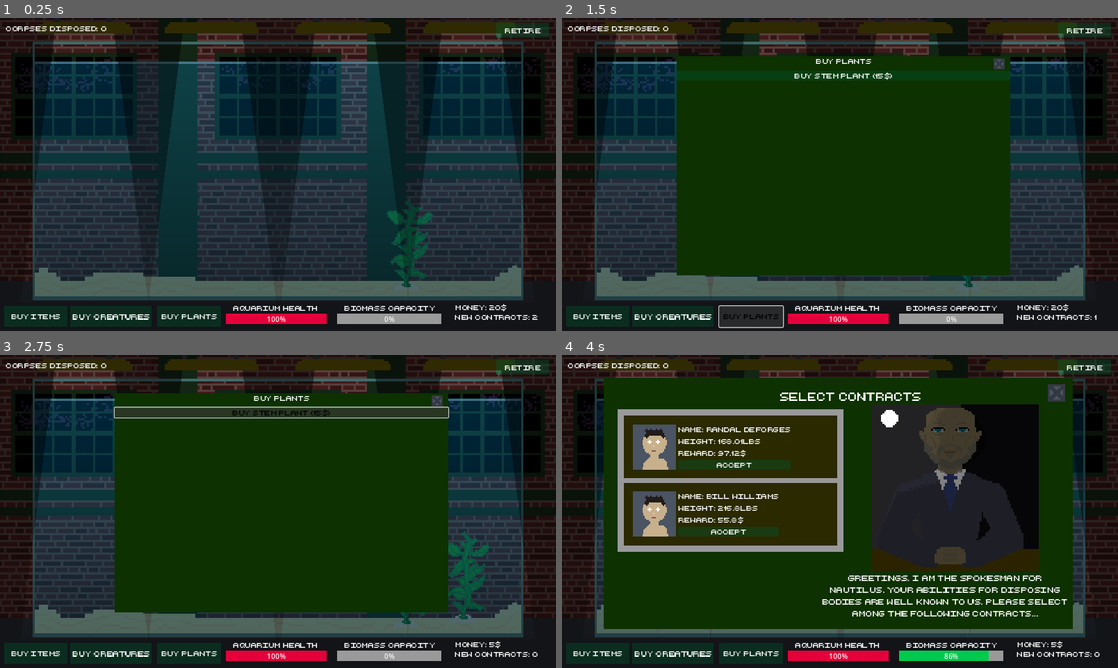
Above: before the commit, frames 1-4 (two rows, left to right).
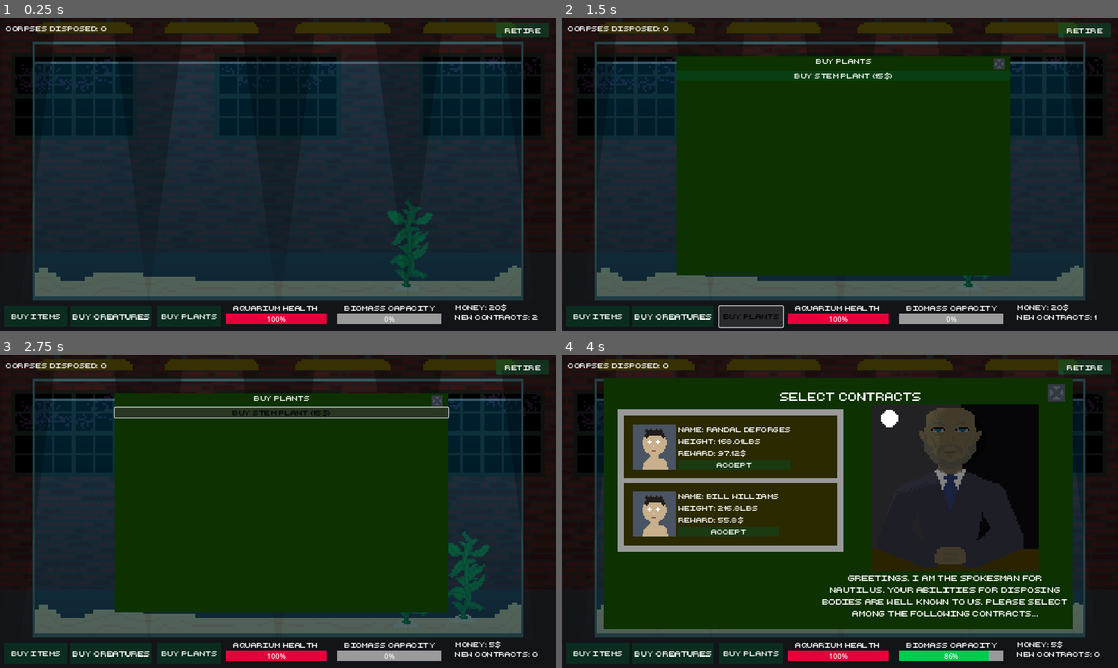
Above: after the commit, the same moments.

Repository: adrientremblay/ld56
Game: Godot game, scene res://scenes/game_screen.tscn
The game is run twice, just before and just after one commit, with the same random seed, the same clock (stepped at 60 frames per second) and the same inputs.
Inputs:
- Up to frame 1 (0.25 s): no input
- Up to frame 2 (1.5 s): click "Buy Creatures" at 0.5 s; click "Buy Plants" at 1.25 s
- Up to frame 3 (2.75 s): click "buy snail (5$)" at 2 s
- Up to frame 4 (4 s): click "Buy Fish (10$)" at 2.75 s; click "Accept" at 3.5 s

The runs differ from the first frame. In frame 1, 10% of the frame differs, in the area x 0-100%, y 0-84%; in frame 2, 4.8%; in frame 3, 4.6%; in frame 4, 1.3%.

Commit message:
Fucked with lighting

Diff:
--- a/scenes/game_screen.tscn
+++ b/scenes/game_screen.tscn
@@ -37,7 +37,7 @@
 
 [sub_resource type="GradientTexture2D" id="GradientTexture2D_oemwg"]
 gradient = SubResource("Gradient_vk5ej")
-fill_from = Vector2(0.579909, 1)
+fill_from = Vector2(0.599119, 1)
 fill_to = Vector2(0.570776, 0)
 
 [sub_resource type="CanvasItemMaterial" id="CanvasItemMaterial_r6l3h"]
@@ -131,6 +131,7 @@
 material = SubResource("ShaderMaterial_67wyq")
 position = Vector2(192, 35)
 scale = Vector2(0.2, 0.62)
+energy = 0.5
 shadow_enabled = true
 texture = ExtResource("4_lrlsq")
 offset = Vector2(0, 500)
@@ -139,6 +140,7 @@
 material = SubResource("ShaderMaterial_67wyq")
 position = Vector2(487, 35)
 scale = Vector2(0.2, 0.62)
+energy = 0.5
 shadow_enabled = true
 texture = ExtResource("4_lrlsq")
 offset = Vector2(0, 500)
@@ -147,6 +149,7 @@
 material = SubResource("ShaderMaterial_67wyq")
 position = Vector2(791, 35)
 scale = Vector2(0.2, 0.62)
+energy = 0.5
 shadow_enabled = true
 texture = ExtResource("4_lrlsq")
 offset = Vector2(0, 500)
@@ -155,6 +158,7 @@
 material = SubResource("ShaderMaterial_67wyq")
 position = Vector2(1083, 35)
 scale = Vector2(0.2, 0.62)
+energy = 0.5
 shadow_enabled = true
 texture = ExtResource("4_lrlsq")
 offset = Vector2(0, 500)
@@ -162,7 +166,7 @@
 [node name="Ambient Lighting" type="PointLight2D" parent="Lighting"]
 position = Vector2(640.5, 360)
 scale = Vector2(20.0156, 11.25)
-energy = 0.1
+energy = 0.25
 texture = SubResource("GradientTexture2D_oemwg")
 
 [node name="UI" type="Control" parent="."]
Binary file changed: assets/art/aquarium.aseprite
Binary file changed: assets/art/aquarium.png
